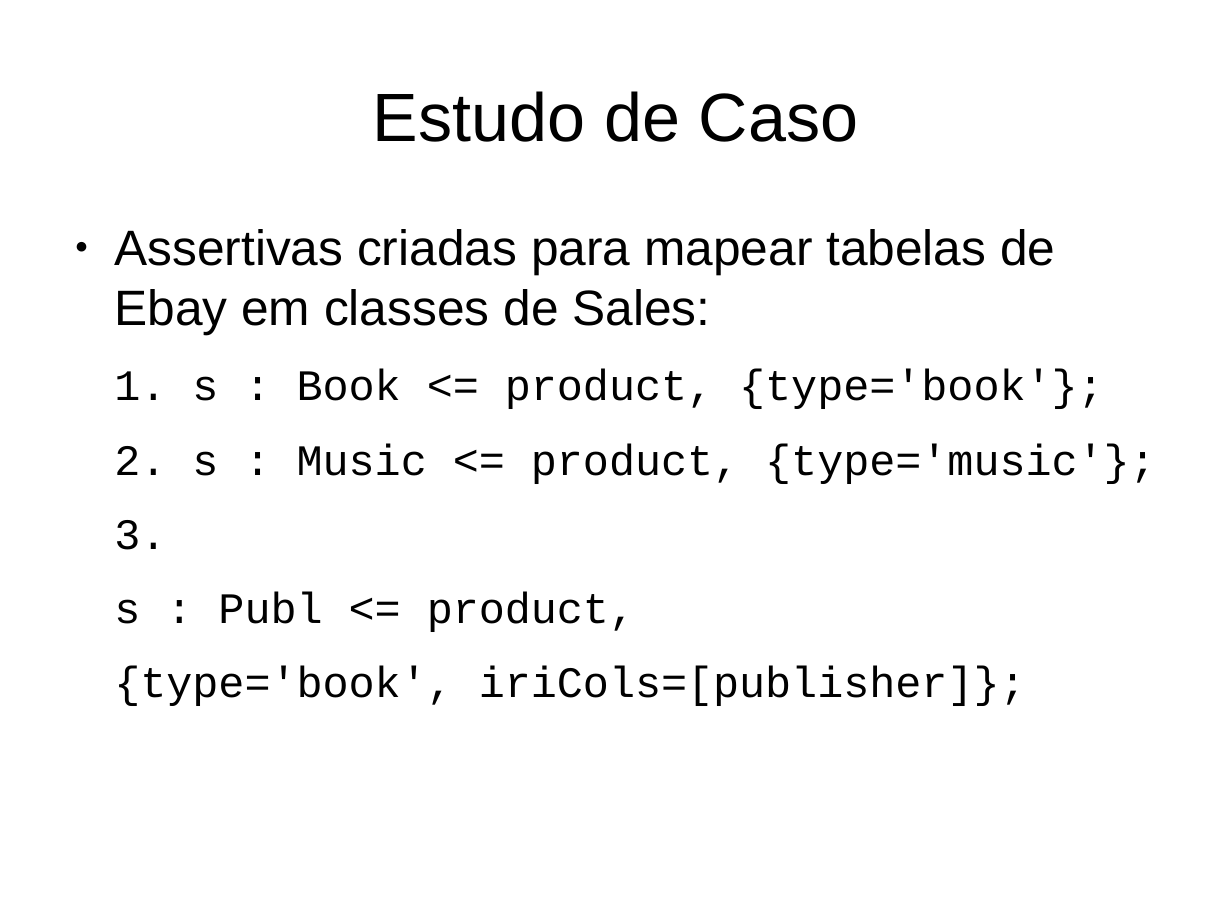
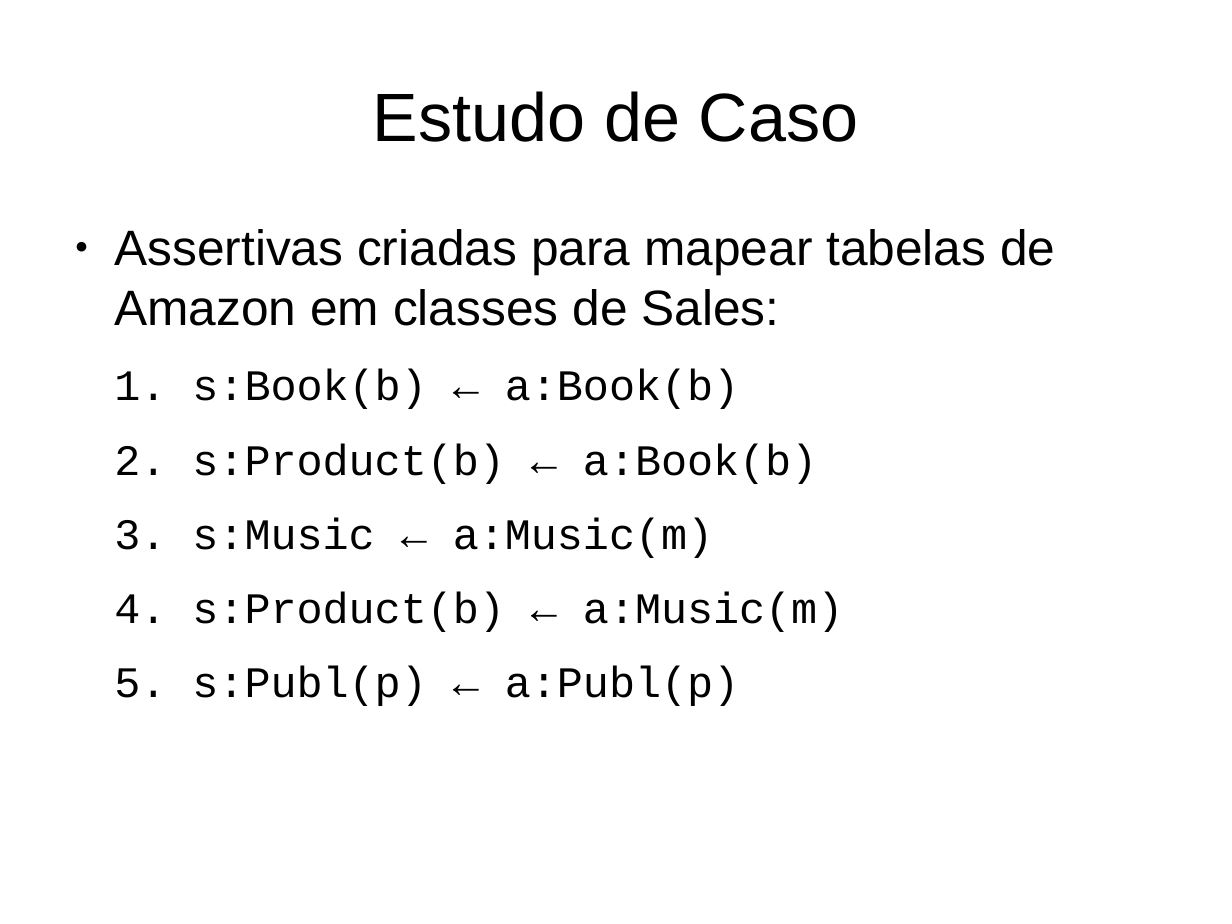
Before and after one commit to luiseufrasio/mestrado-ufc-eufrasio, a slide deck: slide 49 of docs/proposta.odp (slide 44 before the commit). Drawn at 1232x924 pixels with LibreOffice and Linux fonts; fonts in the diff are those of the drawing. Boxes give left, top, right and bottom in pixels: in the first picture for what was removed or moved away, otherwise in the second. Text is boxed around its words. In the diff, an @@ line names an element or a change of style, - is before the commit and + after.

```diff
--- a/docs/proposta.odp
+++ b/docs/proposta.odp
@@ text at bbox=[114, 229, 1055, 706]: text changed @@
-● Assertivas criadas para mapear tabelas de Ebay em classes de Sales:
-1. s : Book <= product, {type='book'};
-2. s : Music <= product, {type='music'};
-3.
-s : Publ <= product,
-{type='book', iriCols=[publisher]};
+● Assertivas criadas para mapear tabelas de Amazon em classes de Sales:
+1. s:Book(b) ← a:Book(b)
+2. s:Product(b) ← a:Book(b)
+3. s:Music ← a:Music(m)
+4. s:Product(b) ← a:Music(m)
+5. s:Publ(p) ← a:Publ(p)
```
Also in this commit, not shown: 25 other slides changed, 42 slides added, 9 slides removed.
